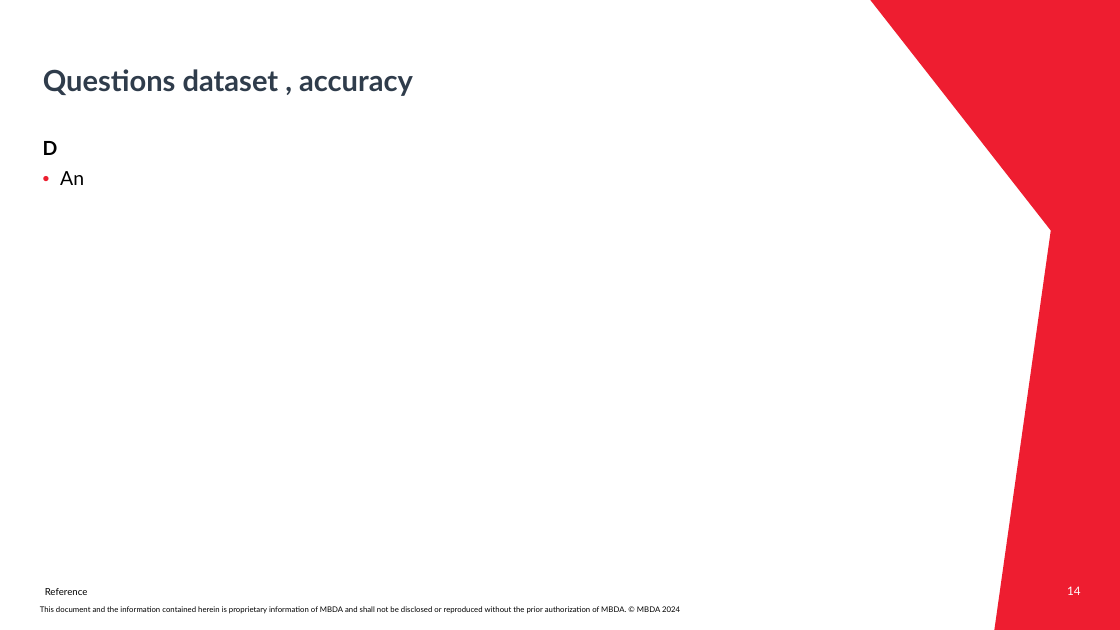
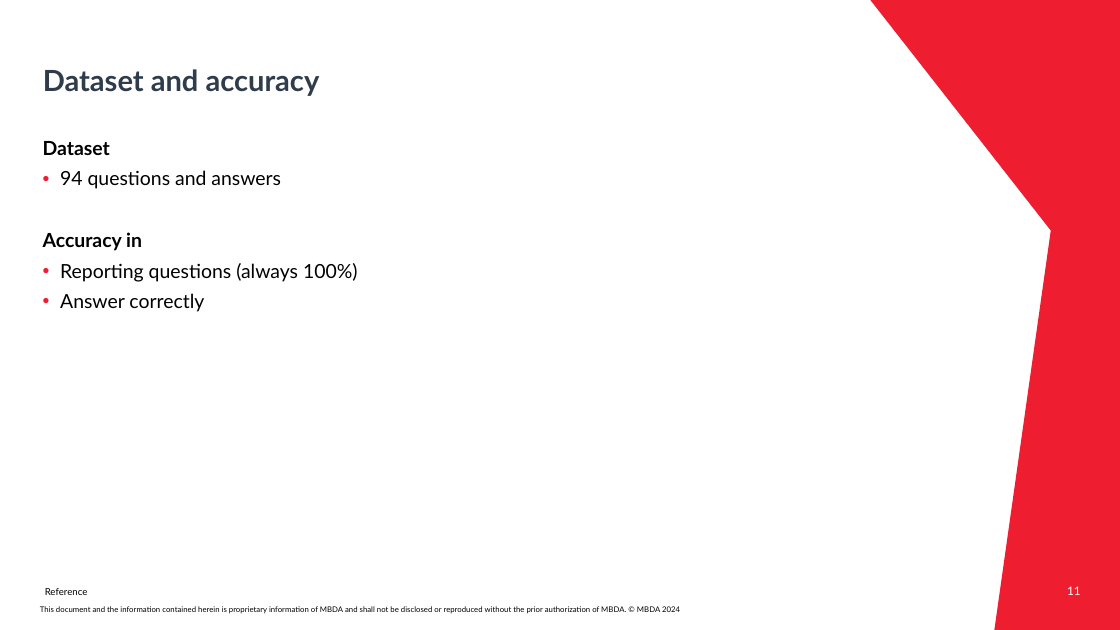
Before and after one commit to Mqtth3w/master-thesis-mbda-unipr, a slide deck: slide 11 of prompts_engineering/ICL_MBDA_Thesis_Gianvenuti.pptx (slide 14 before the commit). Drawn at 1120x630 pixels with LibreOffice and Linux fonts; fonts in the diff are those of the drawing; background and template pictures are left out. Boxes give left, top, right and bottom in pixels: in the first picture for what was removed or moved away, otherwise in the second. Text is boxed around its words. In the diff, an @@ line names an element or a change of style, - is before the commit and + after.

```diff
--- a/prompts_engineering/ICL_MBDA_Thesis_Gianvenuti.pptx
+++ b/prompts_engineering/ICL_MBDA_Thesis_Gianvenuti.pptx
@@ title at box(43, 69, 320, 96): text changed @@
-Questions dataset , accuracy
+Dataset and accuracy
@@ text at box(43, 141, 357, 312): text changed @@
-D
-• An
+Dataset
+• 94 questions and answers
+Accuracy in
+• Reporting questions (always 100%)
+• Answer correctly
@@ page number at box(1067, 586, 1081, 595): text changed @@
-14
+11
```
Also in this commit, not shown: 8 other slides changed, 5 slides added, 2 slides removed.
